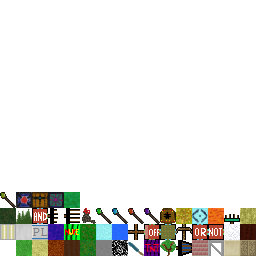
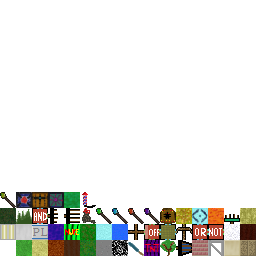
Layer changes from the first 256 x 256 image to the second:
painted on "ItemTextures.png" over [82, 192, 96, 208]
